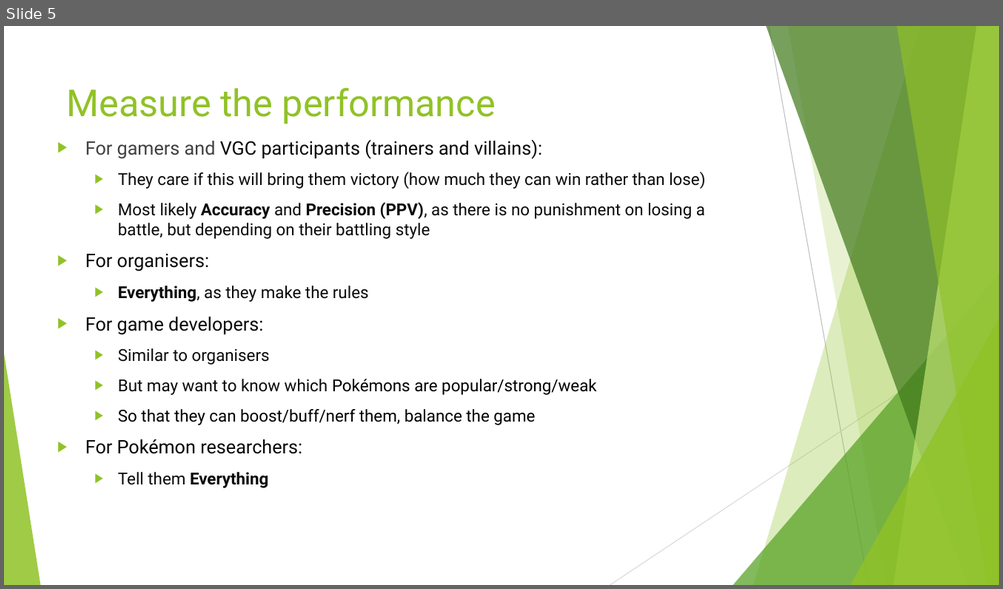
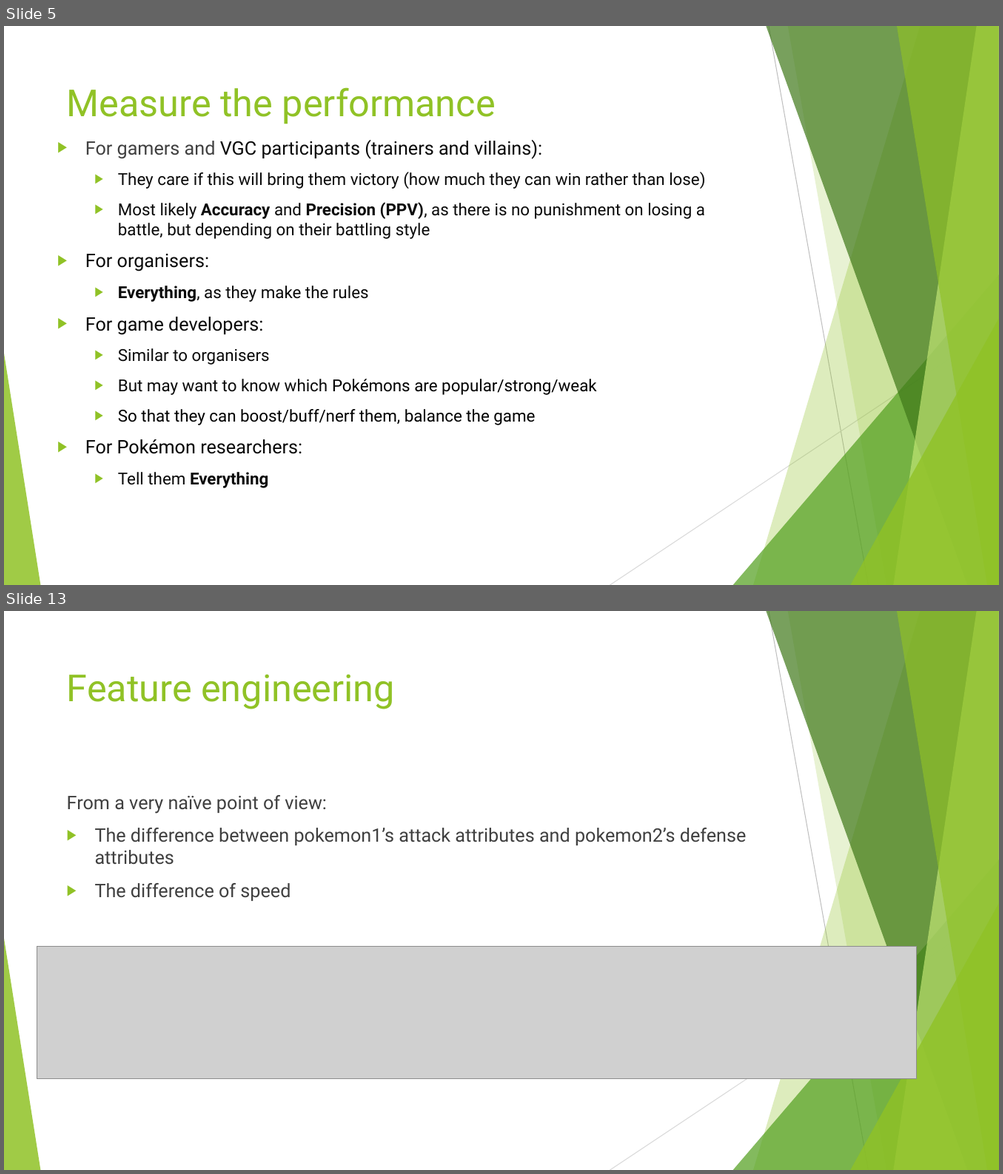
Before and after one commit to jackyman1997/pokemon, a slide deck: 3. classfier/classifier.pptx. Shown one above the other, each under a label of ours: slide 5 before the commit, slides 5 and 13 after it; the slides between them are not shown. The pictures are 1003x589 and 1003x1174 pixels, drawn with LibreOffice and Linux fonts; fonts in the diff are those of the drawing; grey boxes stand for pictures. Boxes give left, top, right and bottom in pixels: in the first picture for what was removed or moved away, otherwise in the second. Text is boxed around its words. In the diff, an @@ line names an element or a change of style, - is before the commit and + after.

```diff
--- a/3. classfier/classifier.pptx
+++ b/3. classfier/classifier.pptx
@@ slide 13 added at (4, 611, 999, 1170), background #FFFFFF; not listed: 10 template elements that a slide beside it also shows @@
@@ title added at (67, 674, 395, 709), 36 pt, text #90C226 @@
+Feature engineering
@@ text added at (67, 795, 746, 901), 18 pt, text #404040 @@
+From a very naïve point of view:
+▶ The difference between pokemon1’s attack attributes and pokemon2’s defense attributes
+▶ The difference of speed
@@ picture added at (37, 947, 916, 1079) @@
```
Also in this commit, not shown: 3 slides changed, 15 other slides added.
